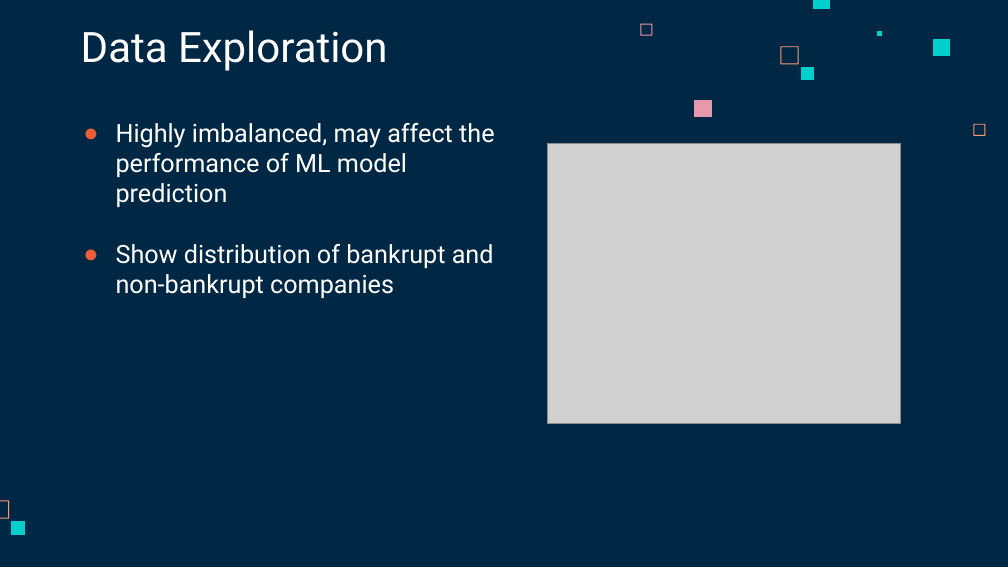
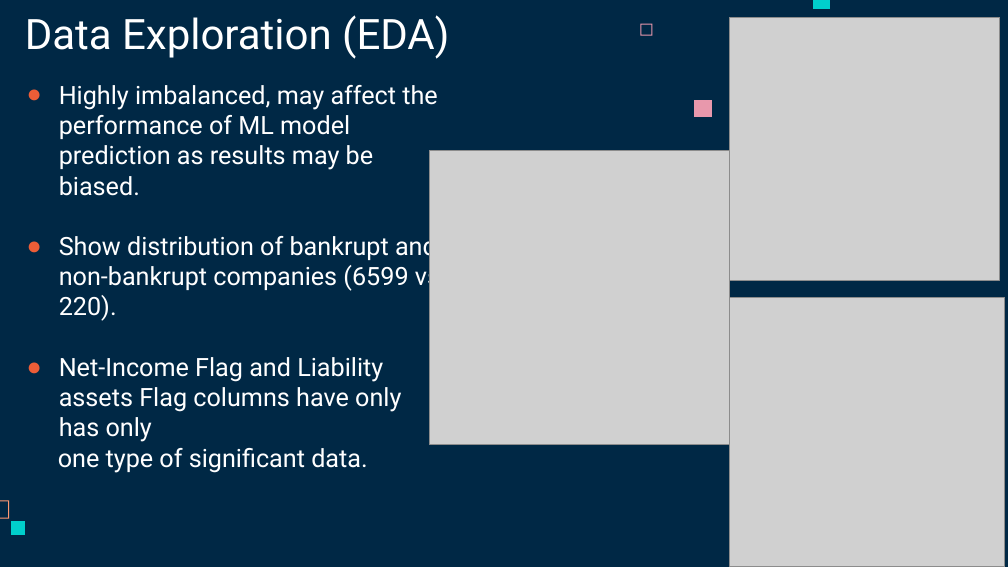
Before and after one commit to whoismanoj/Team8-Company-Bankruptcy-Prediction-Mini-Project-DSAI, a slide deck: slide 6 of SC1015 Project Slides_PT1 (Team 8).pptx. Drawn at 1008x567 pixels with LibreOffice and Linux fonts; fonts in the diff are those of the drawing; grey boxes stand for pictures. Boxes give left, top, right and bottom in pixels: in the first picture for what was removed or moved away, otherwise in the second. Text is boxed around its words. In the diff, an @@ line names an element or a change of style, - is before the commit and + after.

```diff
--- a/SC1015 Project Slides_PT1 (Team 8).pptx
+++ b/SC1015 Project Slides_PT1 (Team 8).pptx
@@ title at bbox=[25, 15, 449, 59]: text changed @@
-Data Exploration
+Data Exploration (EDA)
@@ picture: place and size @@
-picture at bbox=[547, 143, 900, 423]
+picture at bbox=[730, 17, 1000, 280]
@@ freeform shape removed at bbox=[780, 46, 798, 65] @@
@@ freeform shape removed at bbox=[877, 30, 882, 35] @@
@@ freeform shape removed at bbox=[933, 39, 951, 56] @@
@@ text at bbox=[58, 85, 440, 473]: text changed @@
-● Highly imbalanced, may affect the performance of ML model prediction
-● Show distribution of bankrupt and non-bankrupt companies
+● Highly imbalanced, may affect the performance of ML model prediction as results may be biased.
+● Show distribution of bankrupt and non-bankrupt companies (6599 vs 220).
+● Net-Income Flag and Liability assets Flag columns have only has only
+one type of significant data.
@@ freeform shape removed at bbox=[800, 67, 813, 80] @@
@@ freeform shape removed at bbox=[974, 124, 986, 136] @@
@@ picture added at bbox=[429, 150, 730, 445] @@
@@ picture added at bbox=[730, 297, 1005, 566] @@
```
Also in this commit, not shown: 3 other slides changed, 1 slide added.
